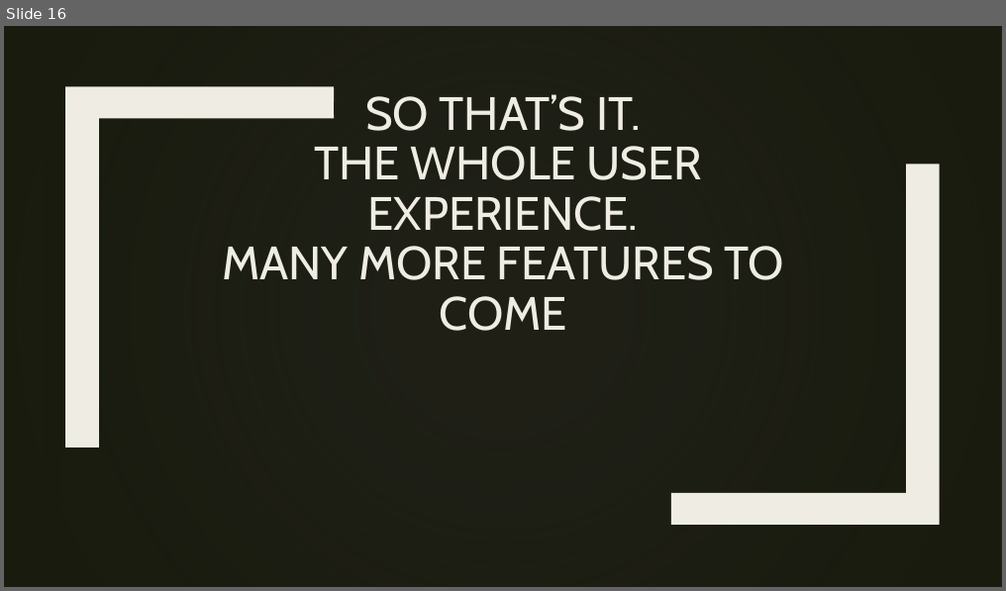
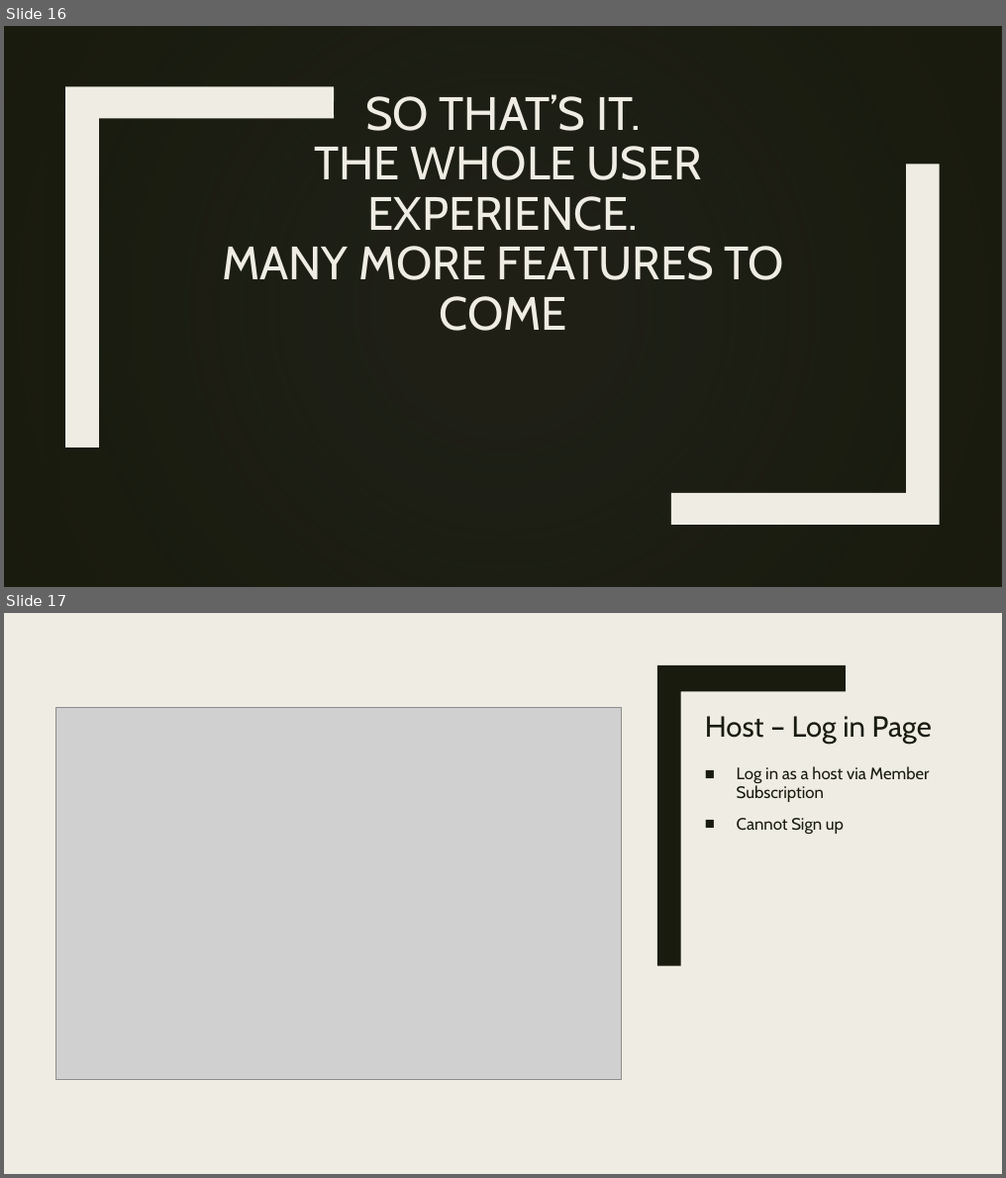
Before and after one commit to itamar659/Final-Project, a slide deck: App - Sadna.pptx. Shown one above the other, each under a label of ours: slide 16 before the commit, slides 16 and 17 after it. The pictures are 1006x591 and 1006x1178 pixels, drawn with LibreOffice and Linux fonts; fonts in the diff are those of the drawing; grey boxes stand for pictures; background and template pictures are left out; a plain dark background stands for a picture behind light text. Boxes give left, top, right and bottom in pixels: in the first picture for what was removed or moved away, otherwise in the second. Text is boxed around its words. In the diff, an @@ line names an element or a change of style, - is before the commit and + after.

```diff
--- a/App - Sadna.pptx
+++ b/App - Sadna.pptx
@@ slide 17 added at [4,613,1002,1174], background #EFEDE3; not listed: 1 template element that a slide beside it also shows @@
@@ rectangle added at [4,613,1002,1174], fill #EFEDE3 @@
@@ freeform shape added at [657,665,846,966], fill #191B0E @@
@@ picture added at [55,707,621,1080] @@
@@ title added at [705,716,932,745], 28 pt, text #191B0E @@
+Host – Log in Page
@@ text added at [737,766,930,834], 16 pt, text #191B0E @@
+■ Log in as a host via Member Subscription
+■ Cannot Sign up
```
Also in this commit, not shown: 12 slides changed, 4 other slides added, 1 slide removed, 1 other file.
